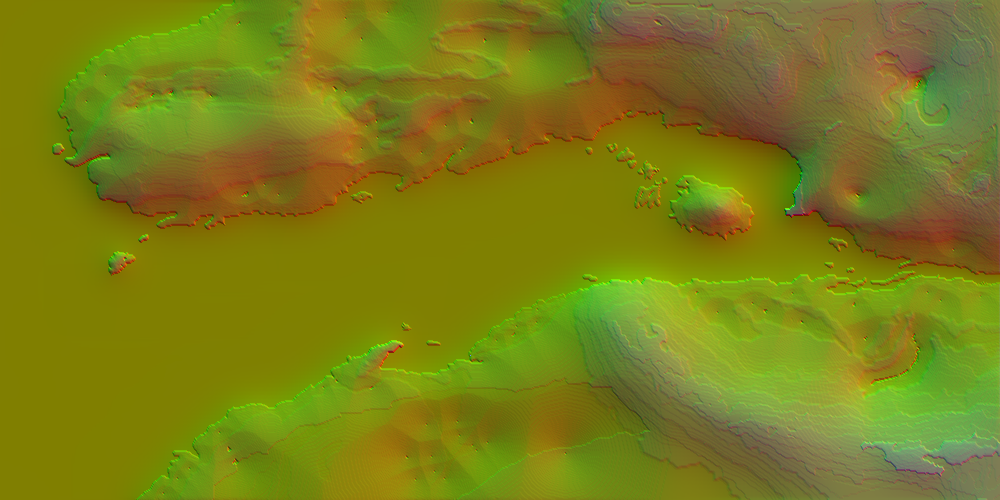
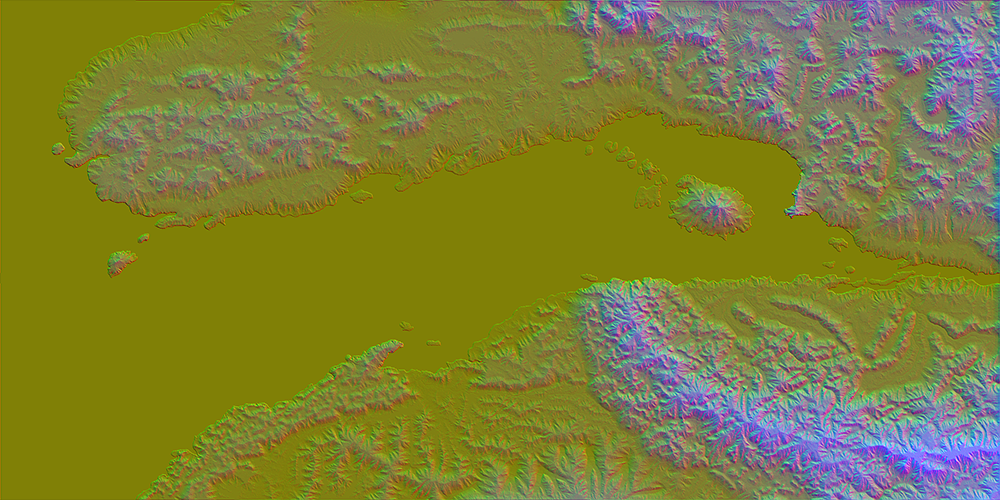
The second 1000px x 500px image is a revision of the first. Changes to its layers:
removed layer "Layer 1" (was addition) over bbox(0, 0, 1000, 500)
removed layer "Deriv" over bbox(0, 0, 1000, 500)
added layer "OriginalHeightsBlueErode" (addition) above "NoiseNormal3" over bbox(0, 0, 1000, 500)
added layer "NoiseNormal3" above "NormalErode" over bbox(0, 0, 1000, 500)
